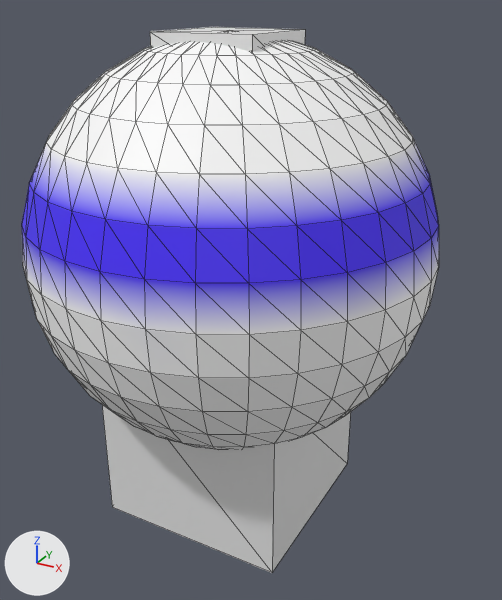
Two versions of the glTF model assets/Cube.gltf, one commit apart.
Before and after are seen from a 50 mm camera at (1.67, -2.84, 2.14) aimed at (0.09, 0.02, 0.71). Lighting does not change. The marker at lower left points along +X, +Y and +Z. Mesh edges are drawn as thin lines. Vertices at the same position are counted once.
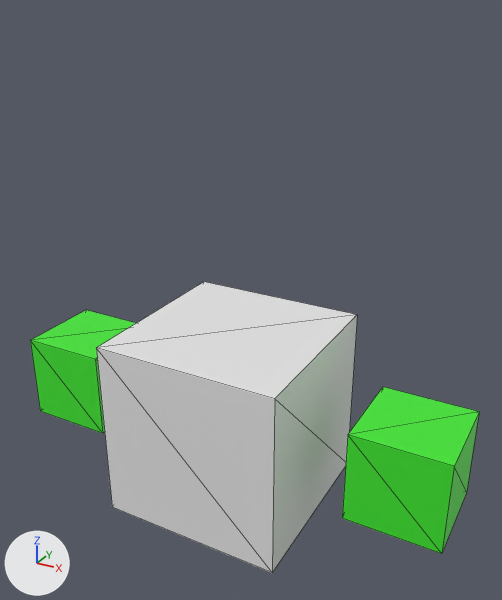
Diff of the bpy script that builds the scene:
```diff
--- a/assets/Cube.gltf.py
+++ b/assets/Cube.gltf.py
@@ mat_material_001 @@
+mat_material_001 = principled_material('Material.001')
+mat_material_001.base_color = (0.0496, 0.8, 0.028)  # green #3fe72f
@@ me_cube @@
 me_cube.from_pydata(...)  # 8 vertices, 12 faces; spans x -0.5..0.5, y -0.5..0.5, z -0.5..0.5
 # used by ob_cube; location = (0.0, 0.0, 0.028)
+# me_cube part 1: a new loose piece, a box spanning x -1.246..-0.754, y -0.246..0.246, z -0.246..0.246, in mat_material_001 (green #3fe72f)
+# me_cube part 2: a new loose piece, a box spanning x 0.754..1.246, y -0.246..0.246, z -0.246..0.246, in mat_material_001 (green #3fe72f)
 me_cube.materials.append(mat_material)
+me_cube.materials.append(mat_material_001)  # green #3fe72f
@@ ob_arm @@
-ob_arm = bpy.data.objects.new('Arm', me_arm)
-ob_arm.location = (0.0, 0.0, 0.0)
@@ ob_sphere @@
-ob_sphere = bpy.data.objects.new('Sphere', me_sphere)
-ob_sphere.location = (0.0, 0.0, 0.0)
```

Where the change shows, as pixel boxes (x1, y1, x2, y2) in the pictures (502 x 600 px):
'Sphere', deleted: before (22, 40, 439, 450)
'Cube', reshaped: before (102, 405, 351, 573); after (30, 282, 479, 573)
'Arm', deleted: before (150, 27, 305, 52)
part 1 of me_cube, added (green): after (30, 310, 136, 433)
part 2 of me_cube, added (green): after (342, 387, 479, 554)
